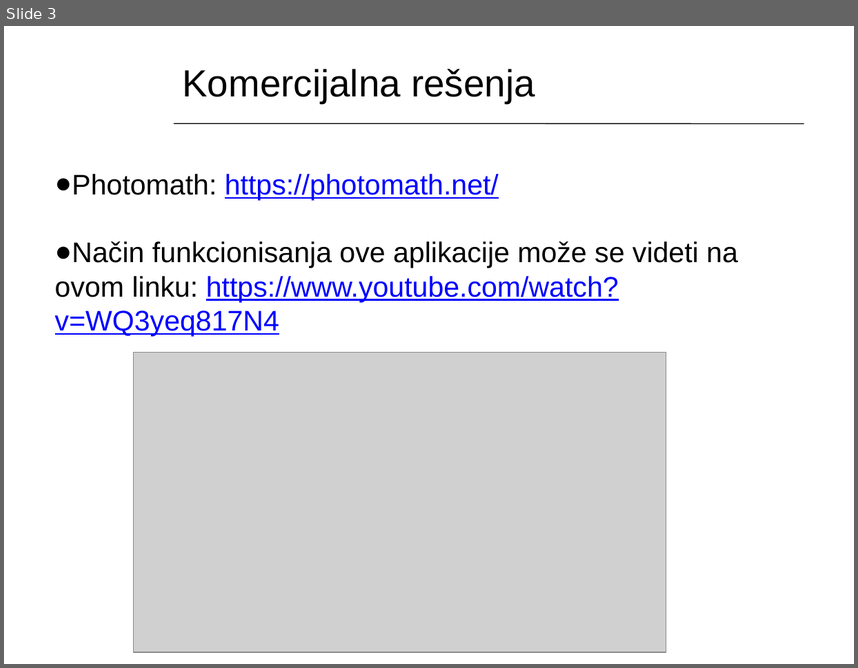
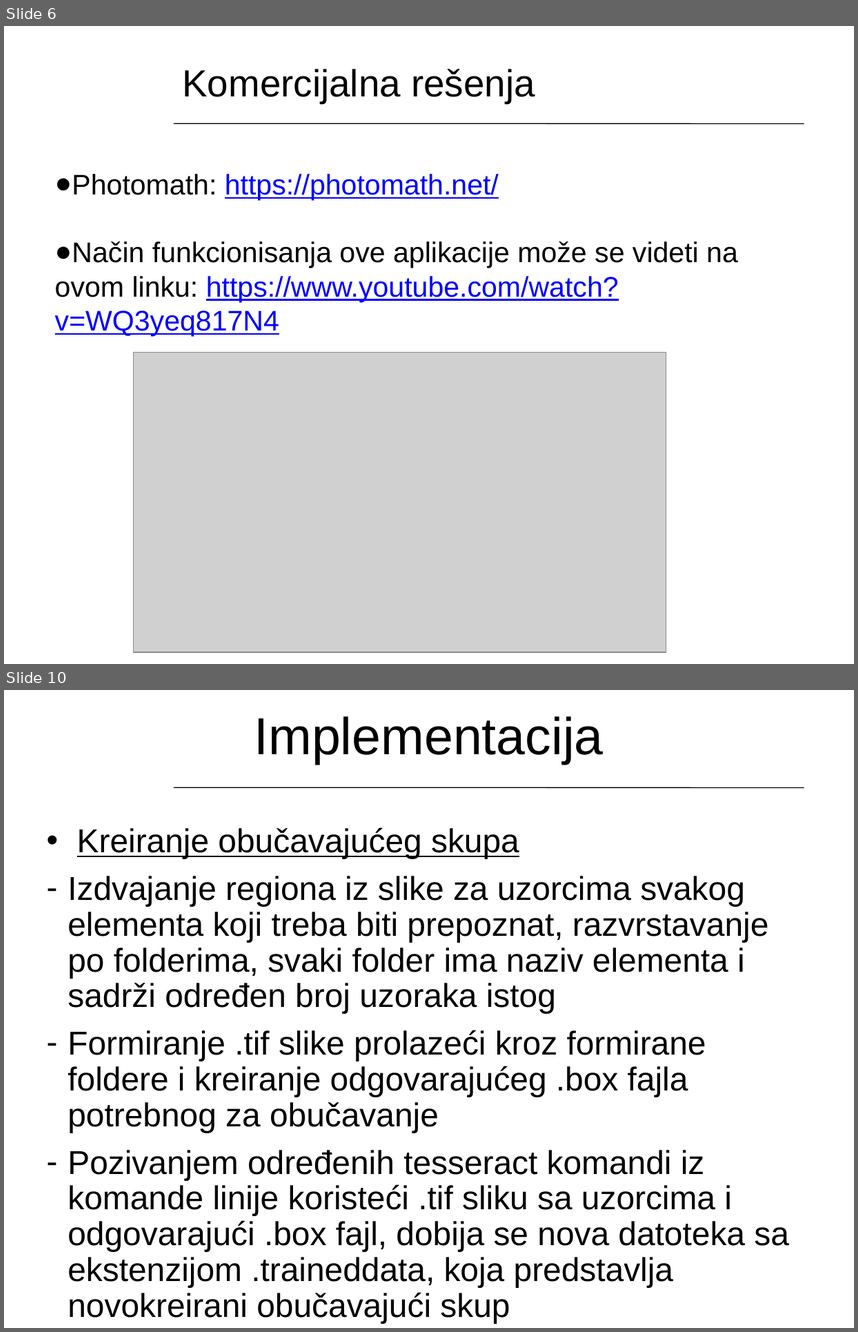
Before and after one commit to nenadrad/softProjekat, a slide deck: softProjekat.pptx. Shown one above the other, each under a label of ours: slide 3 before the commit, slides 6 and 10 after it; the slides between them are not shown. The pictures are 858x668 and 858x1332 pixels, drawn with LibreOffice and Linux fonts; fonts in the diff are those of the drawing; grey boxes stand for pictures; background and template pictures are left out. Boxes give left, top, right and bottom in pixels: in the first picture for what was removed or moved away, otherwise in the second. Text is boxed around its words. In the diff, an @@ line names an element or a change of style, - is before the commit and + after.

```diff
--- a/softProjekat.pptx
+++ b/softProjekat.pptx
@@ slide 10 added at [4, 690, 854, 1328], background picture (left out); not listed: 1 template element that a slide beside it also shows @@
@@ title added at [254, 716, 604, 764], 44 pt, text #000000 @@
+Implementacija
@@ subtitle added at [67, 827, 789, 1323], 28 pt, text #000000 @@
+• Kreiranje obučavajućeg skupa
+– Izdvajanje regiona iz slike za uzorcima svakog elementa koji treba biti prepoznat, razvrstavanje po folderima, svaki folder ima naziv elementa i sadrži određen broj uzoraka istog
+– Formiranje .tif slike prolazeći kroz formirane foldere i kreiranje odgovarajućeg .box fajla potrebnog za obučavanje
+– Pozivanjem određenih tesseract komandi iz komande linije koristeći .tif sliku sa uzorcima i odgovarajući .box fajl, dobija se nova datoteka sa ekstenzijom .traineddata, koja predstavlja novokreirani obučavajući skup
@@ what was slide 3 is now slide 6 @@
```
Also in this commit, not shown: 4 slides changed, 7 other slides added.
